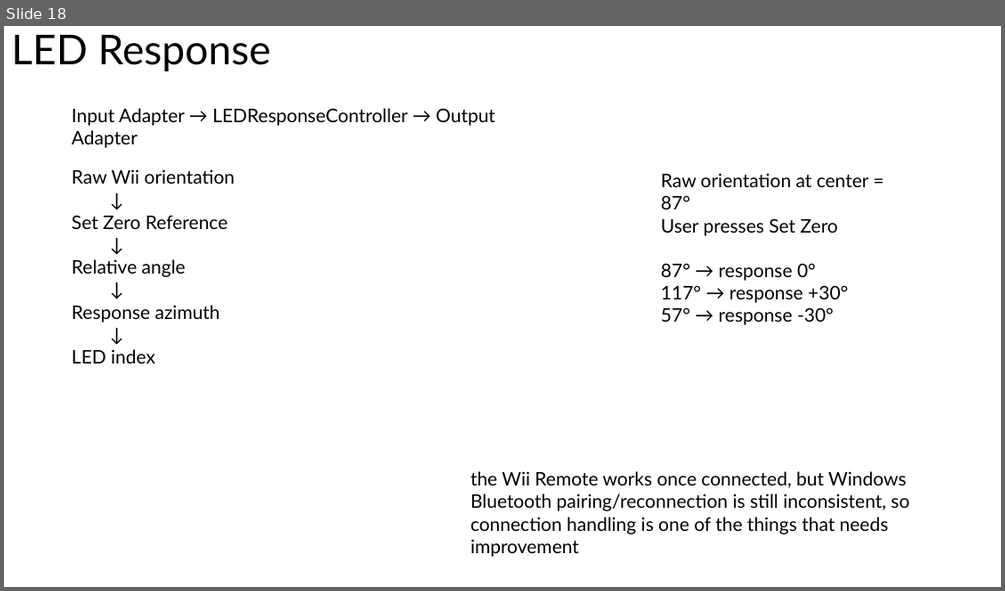
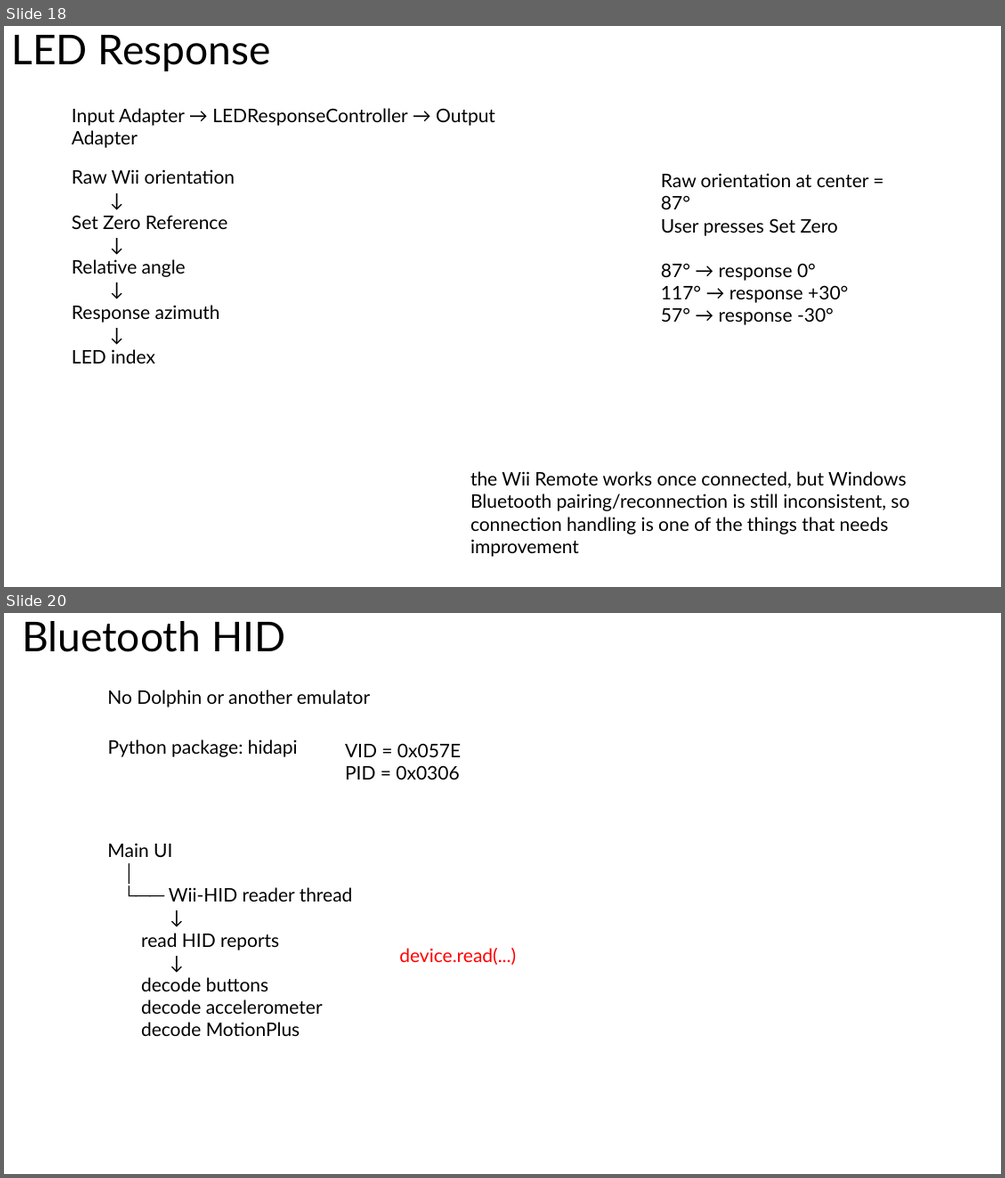
Before and after one commit to Won-Jang/VisualTrackingCore, a slide deck: docs/doc.pptx. Shown one above the other, each under a label of ours: slide 18 before the commit, slides 18 and 20 after it; the slides between them are not shown. The pictures are 1005x591 and 1005x1178 pixels, drawn with LibreOffice and Linux fonts; fonts in the diff are those of the drawing. Boxes give left, top, right and bottom in pixels: in the first picture for what was removed or moved away, otherwise in the second. Text is boxed around its words. In the diff, an @@ line names an element or a change of style, - is before the commit and + after.

```diff
--- a/docs/doc.pptx
+++ b/docs/doc.pptx
@@ slide 20 added at (4, 613, 1001, 1174), background #FFFFFF @@
@@ title added at (22, 621, 285, 652), 39.6 pt, text #000000 @@
+Bluetooth HID
@@ text added at (107, 690, 370, 707), 18 pt, text #000000 @@
+No Dolphin or another emulator
@@ text added at (108, 739, 298, 757), 18 pt, text #000000 @@
+Python package: hidapi
@@ text added at (345, 743, 461, 779), 18 pt, text #000000 @@
+VID = 0x057E
+PID = 0x0306
@@ text added at (107, 843, 353, 1036), 18 pt, text #000000 @@
+Main UI
+│
+└── Wii-HID reader thread
+↓
+read HID reports
+↓
+decode buttons
+decode accelerometer
+decode MotionPlus
@@ text added at (399, 948, 516, 965), 18 pt, text #FF0000 @@
+device.read(...)
```
Also in this commit, not shown: 11 other slides added, 4 slides removed.
